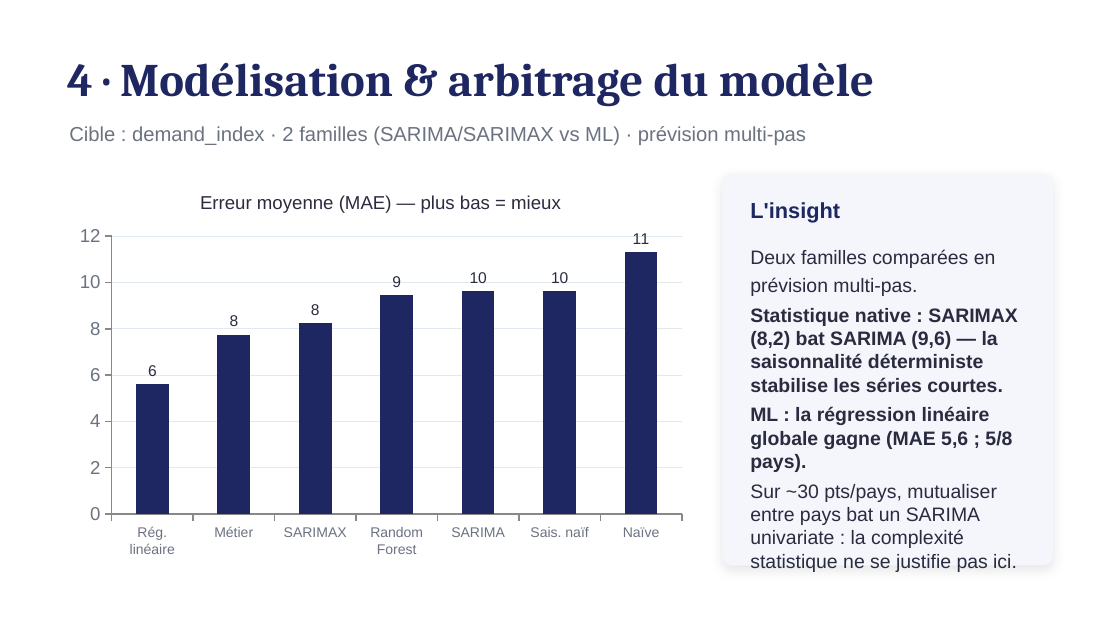
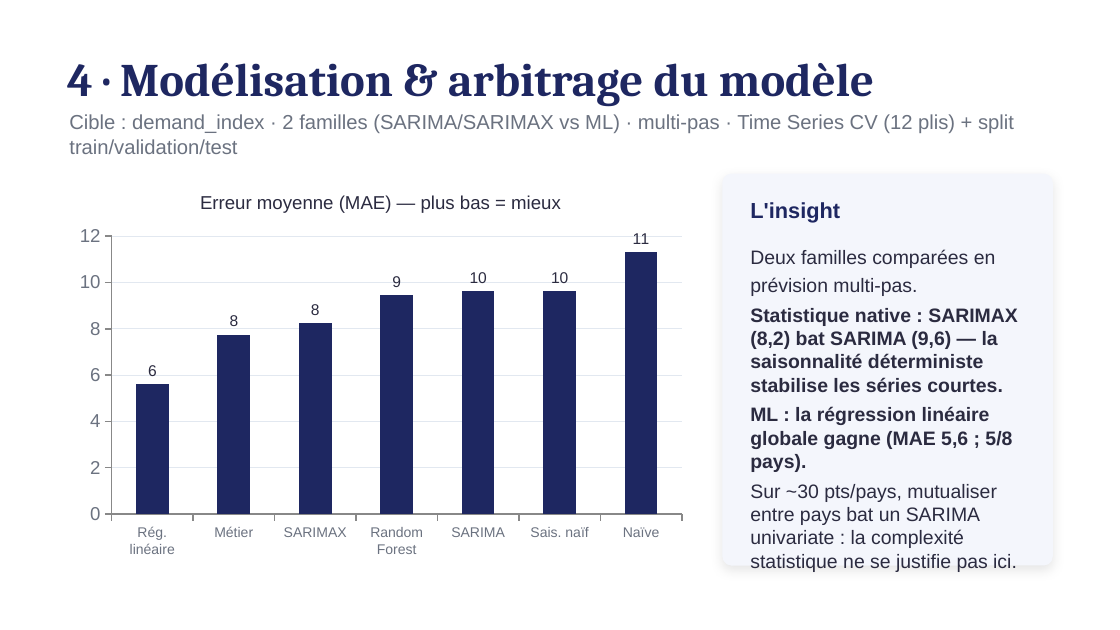
Before and after one commit to kteken10/aed_examen_final, a slide deck: slide 5 of rendu_final/05_Rapport_Management_Projet.pptx. Drawn at 1120x630 pixels with LibreOffice and Linux fonts; fonts in the diff are those of the drawing. Boxes give left, top, right and bottom in pixels: in the first picture for what was removed or moved away, otherwise in the second. Text is boxed around its words. In the diff, an @@ line names an element or a change of style, - is before the commit and + after.

```diff
--- a/rendu_final/05_Rapport_Management_Projet.pptx
+++ b/rendu_final/05_Rapport_Management_Projet.pptx
@@ text at <box>69,114,1014,154</box>: text changed @@
-Cible : demand_index · 2 familles (SARIMA/SARIMAX vs ML) · prévision multi-pas
+Cible : demand_index · 2 familles (SARIMA/SARIMAX vs ML) · multi-pas · Time Series CV (12 plis) + split train/validation/test
```
Also in this commit, not shown: 17 other files.
